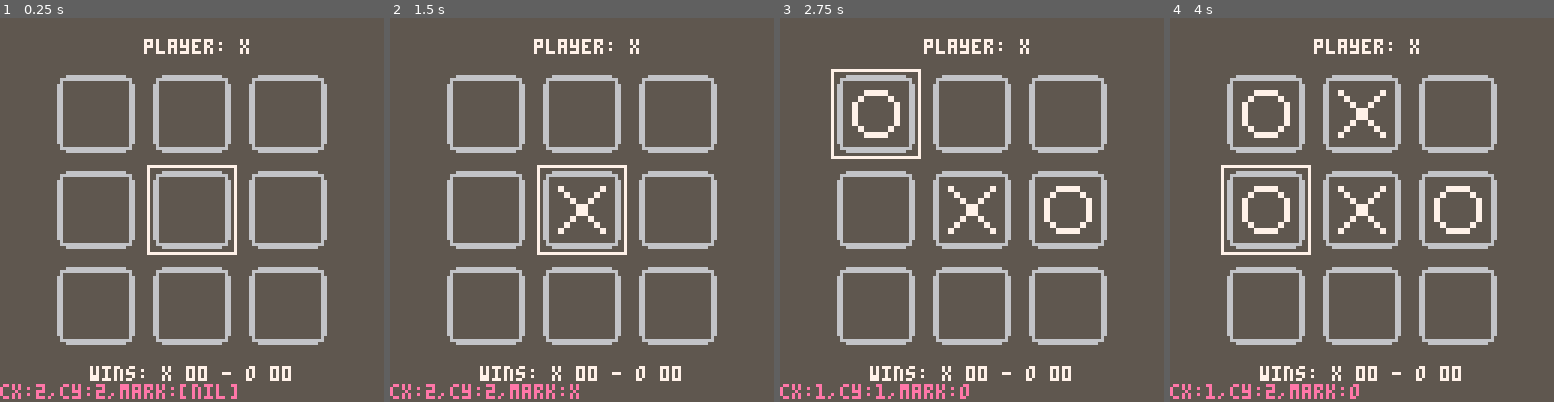
Above: before the commit, frames 1-4 (left to right).
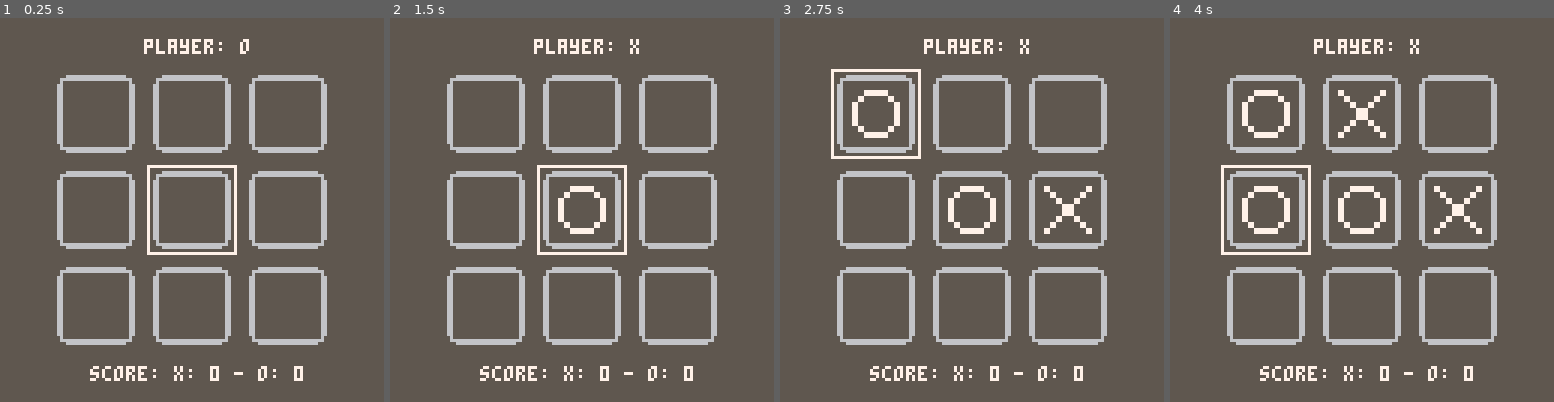
Above: after the commit, the same moments.

Repository: apa64/try-pico8
Game: PICO-8 cartridge tictactoe1.p8
Two runs of this game, one before a commit and one after it. Both use one fixed random seed, a clock stepped at 60 frames per second and the inputs below.
Inputs:
- Up to frame 1 (0.25 s): no input
- Up to frame 2 (1.5 s): tap X (X key) at 0.33, 1.07 s; tap O (Z key) at 0.7 s
- Up to frame 3 (2.75 s): hold Right 1.6-2.1 s; tap O (Z key) at 1.7, 2.1, 2.5 s; tap X (X key) at 1.85 s; hold Up 2.15-2.42 s; hold Right from 2.47 s (still down)
- Up to frame 4 (4 s): tap O (Z key) at 2.9, 3.3, 3.7 s; tap X (X key) at 2.97 s; release Right at 3.03 s; hold Left 3.08-3.58 s; hold Down 3.63-3.97 s

The runs differ from the first frame. In frame 1, 1.9% of the frame differs, in the area x 0-79%, y 5-100%; in frame 2, 2.4%; in frame 3, 3.0%; in frame 4, 3.1%, in the area x 0-82%, y 43-100%.

Commit message:
tic tac toe feature complete release 1.0!

Diff:
--- a/tictactoe1.p8
+++ b/tictactoe1.p8
@@ -6,15 +6,9 @@
 
 -- todo:
 -- title screen with instructions
--- function(s) to manage the field
--- game state:
---   select_cell
---     --> check_valid
---     --> check_victory
---     --> change_player
---       --> select_cell
-
--- cursor cell
+-- test with scores > 9
+
+-- cursor cell, index to field: 1,2,3
 local cursor_x = 2
 local cursor_y = 2
 
@@ -32,11 +26,26 @@
 -- top right of last cell
 local field_x1 = field_x0 + 2*cell_width
 local field_y1 = field_y0 + 2*cell_width
+-- game states
+gs_selecting, gs_win, gs_draw = 0, 1
+-- current state
+local gamestate = gs_selecting
+-- player marks
+player_o, player_x = 0, 1
+-- current player mark
+local current_player = player_o
+-- count moves
+local moves = 0
+local score = {}
+score.o = 0
+score.x = 0
 
 function _init()
+  moves = 0
   -- init 3x3 field with coords
+  field = {}
   for x = field_y0, field_y1, cell_width do
-    row = {}
+    local row = {}
     for y = field_x0, field_x1, cell_width do
       local cell = {}
       cell.x = x
@@ -46,36 +55,79 @@
     end
     add(field, row)
   end
+  gamestate = gs_selecting
 end
 
 -->8
 -- ###################### update
 
 function _update()
-  -- move cursor
-  if btnp(0) then
-    cursor_x = (cursor_x - 1) % 4
-    if (cursor_x == 0) cursor_x = 3
-  end
-  if btnp(1) then
-    cursor_x = (cursor_x + 1) % 4
-    if (cursor_x == 0) cursor_x = 1
-  end
-  if btnp(2) then
-    cursor_y = (cursor_y - 1) % 4
-    if (cursor_y == 0) cursor_y = 3
-  end
-  if btnp(3) then
-    cursor_y = (cursor_y + 1) % 4
-    if (cursor_y == 0) cursor_y = 1
-  end
-  -- select the coords under box
-  if (btnp(4)) then
-    field[cursor_x][cursor_y]["mark"] = "o"
-  end
-  if (btnp(5)) then
-    field[cursor_x][cursor_y]["mark"] = "x"
-  end
+  if (gamestate == gs_selecting) then
+    -- move cursor
+    if btnp(0) then
+      cursor_x = (cursor_x - 1) % 4
+      if (cursor_x == 0) cursor_x = 3
+    end
+    if btnp(1) then
+      cursor_x = (cursor_x + 1) % 4
+      if (cursor_x == 0) cursor_x = 1
+    end
+    if btnp(2) then
+      cursor_y = (cursor_y - 1) % 4
+      if (cursor_y == 0) cursor_y = 3
+    end
+    if btnp(3) then
+      cursor_y = (cursor_y + 1) % 4
+      if (cursor_y == 0) cursor_y = 1
+    end
+    -- put a mark to cursor current cell
+    if (btnp(4) or btnp(5)) then
+      --  check validity
+      if (field[cursor_x][cursor_y]["mark"] == nil) then
+        field[cursor_x][cursor_y]["mark"] = current_player
+        moves += 1
+        -- check victory
+        if (check_victory(cursor_x, cursor_y)) then
+          -- current_player wins
+          gamestate = gs_win
+          local plr = (current_player == player_o) and "o" or "x"
+          score[plr] += 1
+        elseif (moves == 9) then
+          gamestate = gs_draw
+        else
+          -- switch player
+          current_player = (current_player + 1) % 2
+        end
+      end
+    end
+  else -- gs_draw or gs_win
+    if (btnp(4) or btnp(5)) then
+      -- switch player
+      current_player = (current_player + 1) % 2
+      -- restart
+      _init()
+    end
+  end
+end
+
+-- checks if the last move was victory
+-- params: last move x, y
+function check_victory(x, y)
+  local mark = field[x][y]["mark"]
+  if (field[1][y]["mark"] == mark and field[2][y]["mark"] == mark and field[3][y]["mark"] == mark) then
+    -- horizontal row win
+    return true
+  elseif (field[x][1]["mark"] == mark and field[x][2]["mark"] == mark and field[x][3]["mark"] == mark) then
+    --- vertical column win
+    return true
+  end
+  -- diagonals
+  if (field[1][1]["mark"] == mark and field[2][2]["mark"] == mark and field[3][3]["mark"] == mark) then
+    return true
+  elseif (field[3][1]["mark"] == mark and field[2][2]["mark"] == mark and field[1][3]["mark"] == mark) then
+    return true
+  end
+  return false
 end
 
 -->8
@@ -83,16 +135,39 @@
 
 function _draw()
   cls(5)
-  -- playing field
+  draw_ui()
+  draw_field()
+  if (gamestate == gs_selecting) draw_cursor()
+end
+
+-- draws ui texts
+function draw_ui()
+  local current_player_str = (current_player == player_o) and "o" or "x"
+  if (gamestate == gs_win) then
+    print(current_player_str.." wins!", 51, 7, 8)
+  elseif (gamestate == gs_draw) then
+    print("draw!", 55, 7, 10)
+  else -- gs_selecting
+    print("player: "..current_player_str, 48, 7, 7)
+  end
+  print("score: x: "..score.x.." - o: "..score.o, 30, 116, 7)
+end
+
+-- draws the playing field and state
+function draw_field()
   map(0, 0, 16, 16, 12, 12)
-  -- ui texts
-  print("player: x", 48, 7, 7)
-  print("wins: x 00 - o 00", 30, 116, 7)
-
-  draw_field()
-  draw_cursor()
-  -- debug
-  print("cx:"..cursor_x..",cy:"..cursor_y..",mark:"..tostr(field[cursor_x][cursor_y]["mark"]), 0, 122, 14)
+  foreach(field, function(row)
+    foreach(row, function(cell)
+      if (cell.mark == player_x) then
+        -- sprite x: 56,0
+        sspr(56, 0, 8, 8, cell.x + 8, cell.y + 8, 16, 16)
+      elseif (cell.mark == player_o) then
+        -- sprite o: 64,0
+        sspr(64, 0, 8, 8, cell.x + 8, cell.y + 8, 16, 16)
+      end
+    end)
+  end
+  )
 end
 
 -- draws the cursor box
@@ -101,21 +176,6 @@
   local x = field[cursor_x][cursor_y]["x"]
   local y = field[cursor_x][cursor_y]["y"]
   rect(x + 1, y + 1, x + cell_width - 2, y + cell_width - 2, 7)
-end
-
-function draw_field()
-  foreach(field, function(row)
-    foreach(row, function(cell)
-      if (cell.mark == "x") then
-        -- sprite x: 56,0
-        sspr(56, 0, 8, 8, cell.x + 8, cell.y + 8, 16, 16)
-      elseif (cell.mark == "o") then
-        -- sprite o: 64,0
-        sspr(64, 0, 8, 8, cell.x + 8, cell.y + 8, 16, 16)
-      end
-    end)
-  end
-  )
 end
 
 __gfx__
